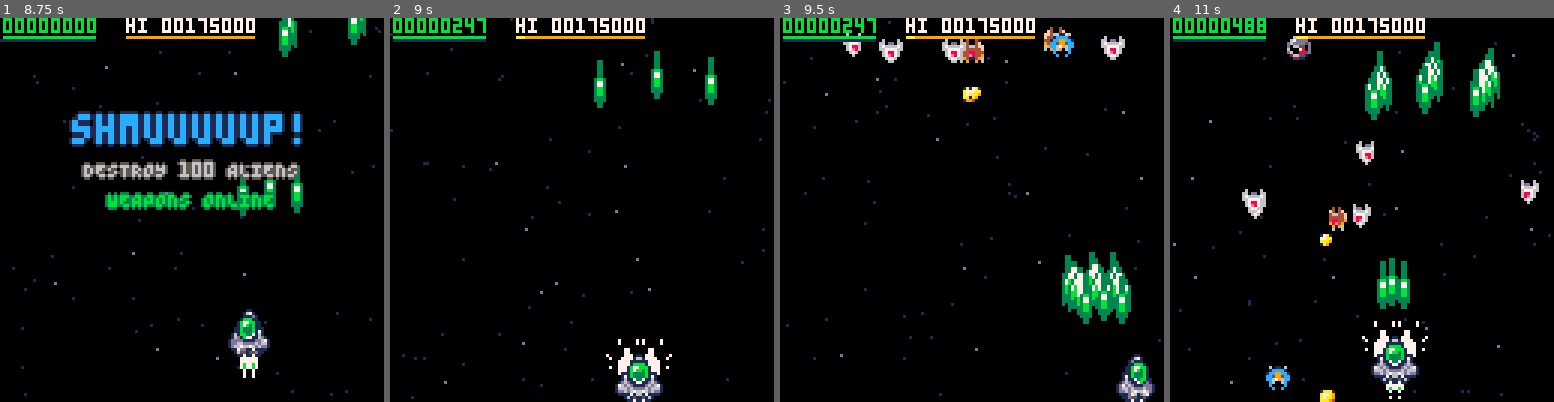
Above: before the commit, frames 1-4 (left to right).
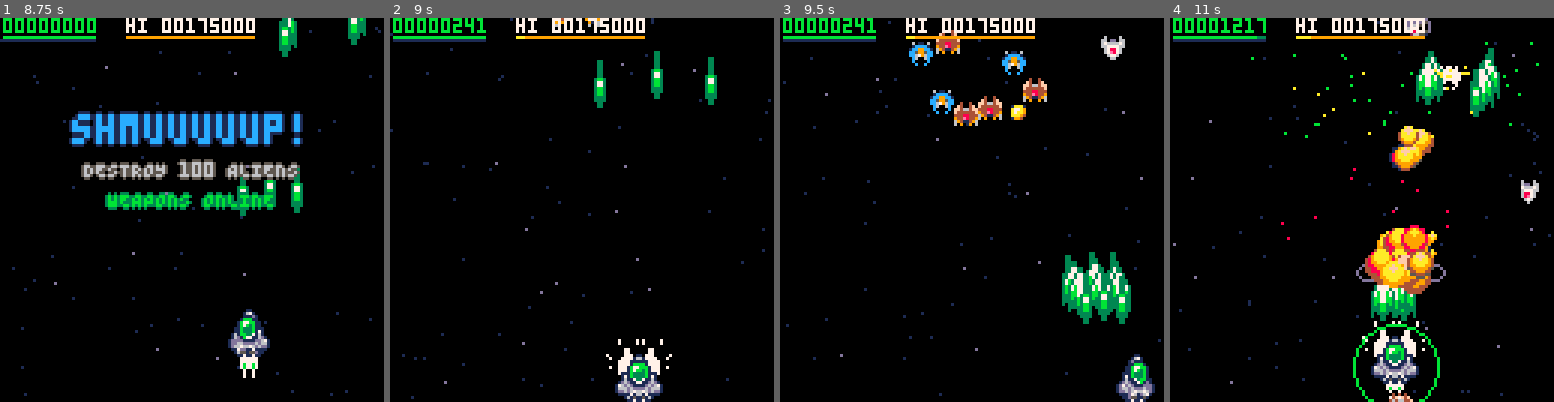
Above: after the commit, the same moments.

Repository: wimpysworld/antsy-alien-attack-pico
Game: PICO-8 cartridge main.p8
Two runs of this game, one before a commit and one after it. Both use one fixed random seed, a clock stepped at 60 frames per second and the inputs below.
Inputs:
- Up to frame 1 (8.75 s): tap X (X key) at 0.33, 1.07, 1.85, 2.97, 4.08, 5.2, 6.32, 7.43, 8.55 s; tap O (Z key) at 0.7, 1.7, 2.1, 2.5, 2.9, 3.3, 3.7, 4.1, 4.5, 4.9, 5.3, 5.7, 6.1, 6.5, 6.9, 7.3, 7.7, 8.1, 8.5 s; hold Right 1.6-2.1 s; hold Up 2.15-2.42 s; hold Right 2.47-3.03 s; hold Left 3.08-3.58 s; hold Down 3.63-3.97 s; hold Right 4.02-4.68 s; hold Up 4.73-5.03 s; hold Left 5.08-5.68 s; hold Down 5.73-6.03 s; hold Right 6.08-6.58 s; hold Right 6.63-7.13 s; hold Up 7.18-7.45 s; hold Right 7.5-8.07 s; hold Left 8.12-8.62 s; hold Down from 8.67 s (still down)
- Up to frame 2 (9 s): keep holding Down; tap O (Z key) at 8.9 s
- Up to frame 3 (9.5 s): release Down at 9 s; hold Right from 9.05 s (still down); tap O (Z key) at 9.3 s
- Up to frame 4 (11 s): tap X (X key) at 9.67, 10.78 s; tap O (Z key) every 0.4 s from 9.7 to 10.9 s; release Right at 9.72 s; hold Up 9.77-10.07 s; hold Left 10.12-10.72 s; hold Down from 10.77 s (still down)

Frame 1 is identical in both runs. In frame 2, 0.1% of the frame differs, in the area x 22-55%, y 0-4%; in frame 3, 3.5%; in frame 4, 8.4%, in the area x 13-97%, y 0-100%.

Commit message:
feat: make brown class aliens more interesting

Diff:
--- a/main.p8
+++ b/main.p8
@@ -1519,17 +1519,18 @@
   al.shot_sprite=80
  elseif breed=="bronze" then
   al.hp=40
-  al.speed_y=rnd_float_range(0.5,0.75)
-  al.speed_x=rnd_float_range(-0.2,0.2)
   al.sprite=sprite_create({68,69,70,69},1,1)
   sprite_hitbox(al.sprite,1,1,5,5)
   al.x_off,al.y_off=2,-6
-  al.shot_speed_y=al.speed_y+0.5
-  al.shot_speed_x=al.speed_x*1.5
-  al.shot_cooldown=120
+  al.shot_speed_y=1.5
+  al.shot_speed_x=1.5
+  al.shot_cooldown=100
   al.shot_sprite=65
   al.explosion_size=rnd_range(1,2)
   al.debris_size=al.explosion_size
+  local angle=atan2(rnd_range(48,80)-al.x+al.x_off,128)
+  al.speed_x=cos(angle)*1.1
+  al.speed_y=sin(angle)*1.1
  elseif breed=="silver" then
   al.hp=45
   al.speed_y=rnd_float_range(0.5,0.75)
@@ -1606,7 +1607,15 @@
 	  end
   end
 
-	 if (al.breed=="bronze" and one_in(500)) emit_bullet(al)
+	 if al.breed=="bronze" and one_in(200) then
+	  emit_bullet(al)
+   bullet=bullets[#bullets]
+   local x_target=rnd_range(88,112)
+   if (al.x>=64) x_target=rnd_range(16,40)
+   local angle=atan2(x_target-al.x+al.x_off,128-al.y+al.y_off)
+   bullet.speed_x=cos(angle)*al.shot_speed_x
+   bullet.speed_y=sin(angle)*al.shot_speed_y
+  end
 
 	 if al.breed=="silver" and one_in(500) then
 	  //aimed shots
